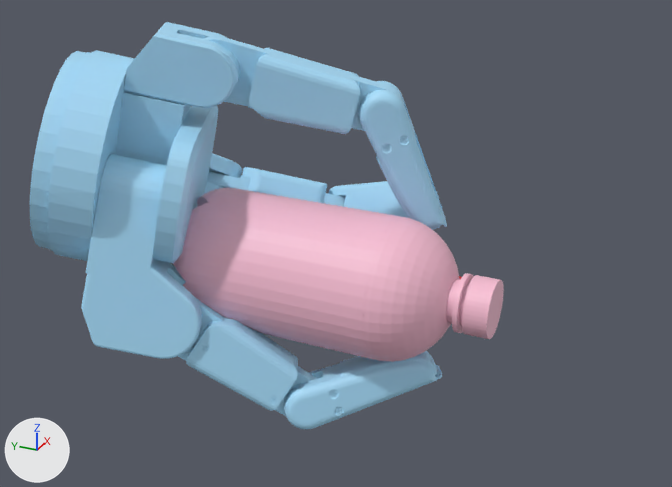
The glTF model static/assets/cond/Barrett/contactdb+water_bottle/6.glb, before and after one commit.
The view is the same before and after, from a camera (50 mm lens) standing at (-0.323, -0.152, 0.177) and looking at (0.019, 0.002, 0.006). Every picture has the same lights, and +X, +Y and +Z are marked at lower left. Where no turn or scale is listed for an object, it has been applied to the vertices. Vertices at the same position are counted once.

In view in the first picture: 'geometry_1', 'water_bottle.stl'.
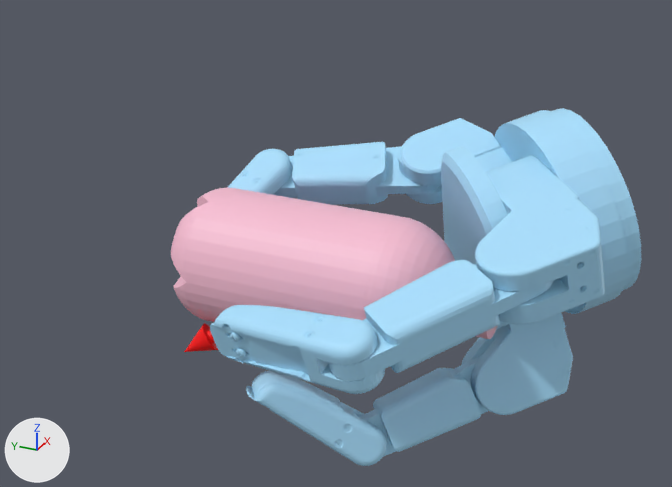
Pixel boxes (x1, y1, x2, y2) of what changed, in the pictures (672 x 487 px; the box of a moved part takes in the faces that stretch with it):
'geometry_1', reshaped (12% shorter)
    before: (30, 22, 447, 430)
    after: (210, 108, 641, 466)
part 1 of me_geometry_1, moved or reshaped
    before: (30, 50, 218, 263)
    after: (441, 108, 641, 329)
part 2 of me_geometry_1, moved or reshaped
    before: (207, 167, 345, 207)
    after: (273, 142, 442, 205)
part 3 of me_geometry_1, moved or reshaped
    before: (328, 181, 409, 218)
    after: (228, 149, 292, 195)
part 4 of me_geometry_1, moved or reshaped
    before: (82, 154, 202, 359)
    after: (461, 313, 573, 415)
part 5 of me_geometry_1, moved or reshaped
    before: (178, 298, 317, 416)
    after: (360, 354, 489, 457)
part 6 of me_geometry_1, moved or reshaped
    before: (284, 350, 442, 430)
    after: (246, 371, 387, 466)
part 7 of me_geometry_1, moved or reshaped
    before: (204, 153, 242, 194)
    after: (475, 155, 605, 324)
part 8 of me_geometry_1, moved or reshaped
    before: (204, 36, 404, 134)
    after: (328, 260, 554, 381)
part 9 of me_geometry_1, moved or reshaped
    before: (359, 81, 447, 230)
    after: (210, 305, 385, 394)
part 10 of me_geometry_1, added (blue)
    after: (401, 118, 501, 204)
part 11 of me_geometry_1, deleted (blue)
    before: (124, 22, 234, 108)

The change in detail:
me_geometry_1 is used by ob_geometry_1; location (0.0, 0.0, 0.0).
me_geometry_1 had 8696 vertices, 17330 faces and spanned x -0.063..0.095, y -0.055..0.13, z -0.062..0.1.
me_geometry_1 now has 8695 vertices, 17330 faces and spans x -0.073..0.108, y -0.124..0.07, z -0.094..0.064.
me_geometry_1 part 1: the loose piece of 347 vertices spanning x -0.063..0.039, y 0.039..0.13, z -0.001..0.09 is multiplied about its middle by the matrix ((-0.641, 0.226, 0.733), (0.256, -0.838, 0.482), (0.724, 0.497, 0.479)), then moved by (0.07, -0.157, -0.027).
me_geometry_1 part 2: the loose piece of 449 vertices spanning x 0.043..0.092, y 0.016..0.102, z -0.017..0.022 is multiplied about its middle by the matrix ((0.758, 0.652, -0.018), (0.619, -0.727, -0.297), (-0.207, 0.214, -0.955)), then moved by (-0.01, -0.048, 0.021).
me_geometry_1 part 3: the loose piece of 1647 vertices spanning x 0.055..0.095, y -0.029..0.036, z -0.019..0.022 is multiplied about its middle by the matrix ((0.739, 0.674, -0.005), (0.638, -0.703, -0.314), (-0.215, 0.229, -0.949)), then moved by (-0.048, 0.052, 0.01).
me_geometry_1 part 4: the loose piece of 925 vertices spanning x -0.063..-0.017, y 0.035..0.088, z -0.03..0.054 is multiplied about its middle by the matrix ((-0.913, 0.199, 0.355), (-0.082, -0.945, 0.318), (0.399, 0.261, 0.879)), then moved by (0.099, -0.13, -0.049).
me_geometry_1 part 5: the loose piece of 449 vertices spanning x -0.052..-0.011, y -0.012..0.067, z -0.062..0.0 is multiplied about its middle by the matrix ((-0.841, 0.136, 0.523), (-0.123, -0.991, 0.059), (0.527, -0.015, 0.85)), then moved by (0.06, -0.073, -0.041).
me_geometry_1 part 6: the loose piece of 1647 vertices spanning x -0.033..0.015, y -0.055..0.01, z -0.062..-0.028 is multiplied about its middle by the matrix ((-0.832, 0.126, 0.54), (-0.13, -0.991, 0.031), (0.539, -0.045, 0.841)), then moved by (0.005, 0.023, -0.026).
me_geometry_1 part 7: the loose piece of 925 vertices spanning x -0.003..0.075, y 0.067..0.121, z -0.011..0.055 is multiplied about its middle by the matrix ((-0.914, 0.2, 0.352), (-0.084, -0.945, 0.316), (0.396, 0.259, 0.881)), then moved by (-0.024, -0.178, 0.008).
me_geometry_1 part 8: the loose piece of 449 vertices spanning x -0.012..0.039, y -0.025..0.061, z 0.058..0.097 is multiplied about its middle by the matrix ((-0.087, 0.882, -0.463), (0.065, -0.458, -0.886), (-0.994, -0.107, -0.017)), then moved by (-0.05, -0.084, -0.062).
me_geometry_1 part 9: the loose piece of 1647 vertices spanning x 0.015..0.049, y -0.044..-0.003, z 0.015..0.077 is multiplied about its middle by the matrix ((-0.08, 0.867, -0.492), (0.077, -0.487, -0.87), (-0.994, -0.108, -0.027)), then moved by (-0.091, 0.005, -0.044).
me_geometry_1 part 10: a new loose piece of 210 vertices spanning x 0.054..0.097, y -0.055..-0.009, z 0.012..0.05, in mat_defaultmaterial_001.
me_geometry_1 part 11: the loose piece of 211 vertices spanning x -0.023..0.016, y 0.036..0.086, z 0.07..0.1 is deleted.
